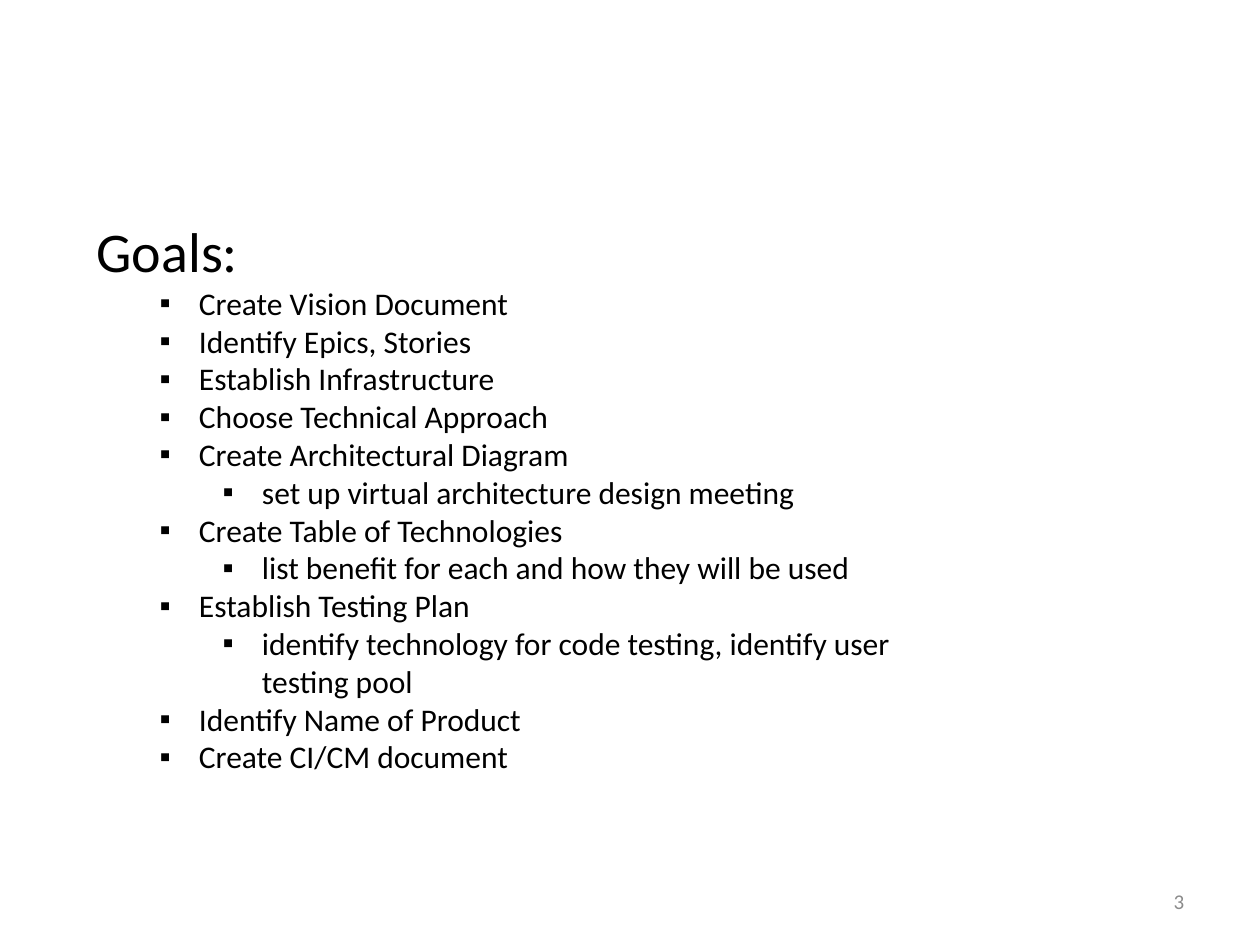
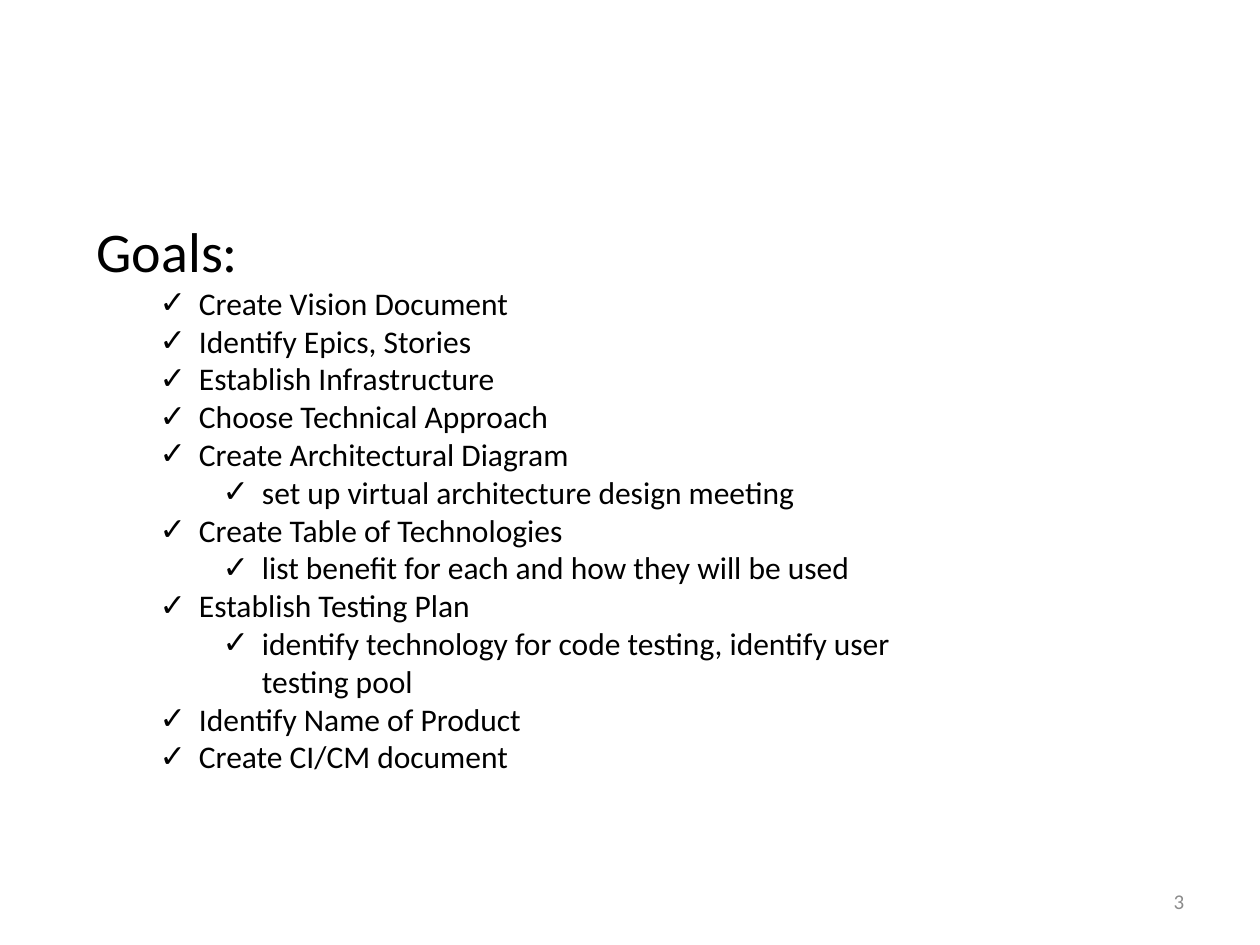
Before and after one commit to Geocent/18f-prototype, a slide deck: slide 3 of docs/scrum/sprint0/Sprint 0 Review.pptx. Drawn at 1260x945 pixels with LibreOffice and Linux fonts; fonts in the diff are those of the drawing; background and template pictures are left out. Boxes give left, top, right and bottom in pixels: in the first picture for what was removed or moved away, otherwise in the second. Text is boxed around its words. In the diff, an @@ line names an element or a change of style, - is before the commit and + after.

```diff
--- a/docs/scrum/sprint0/Sprint 0 Review.pptx
+++ b/docs/scrum/sprint0/Sprint 0 Review.pptx
@@ text at (199,293,889,770): bullet ▪ to ✓ @@
```
Also in this commit, not shown: 1 other slide changed, 3 other files.
